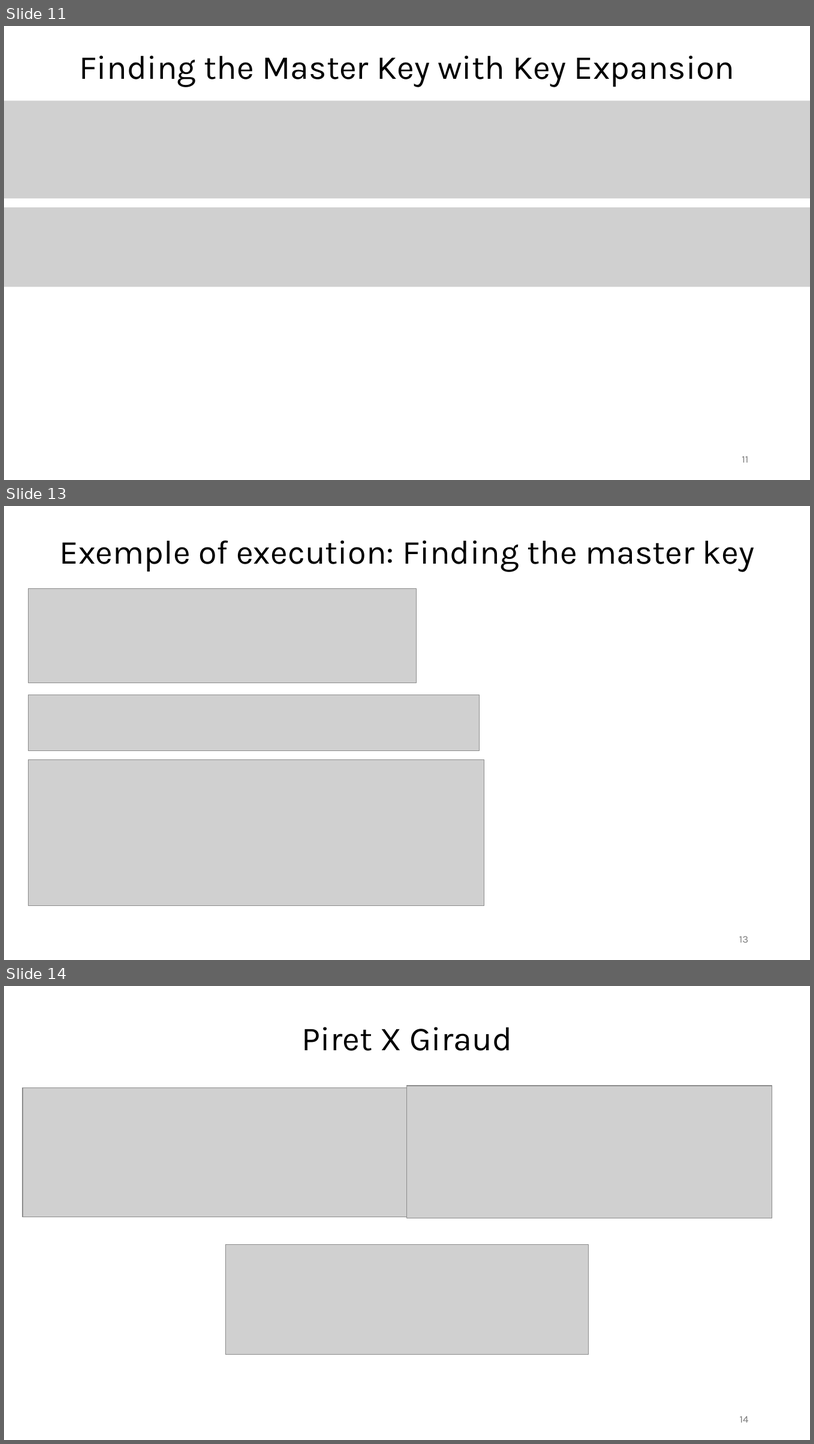
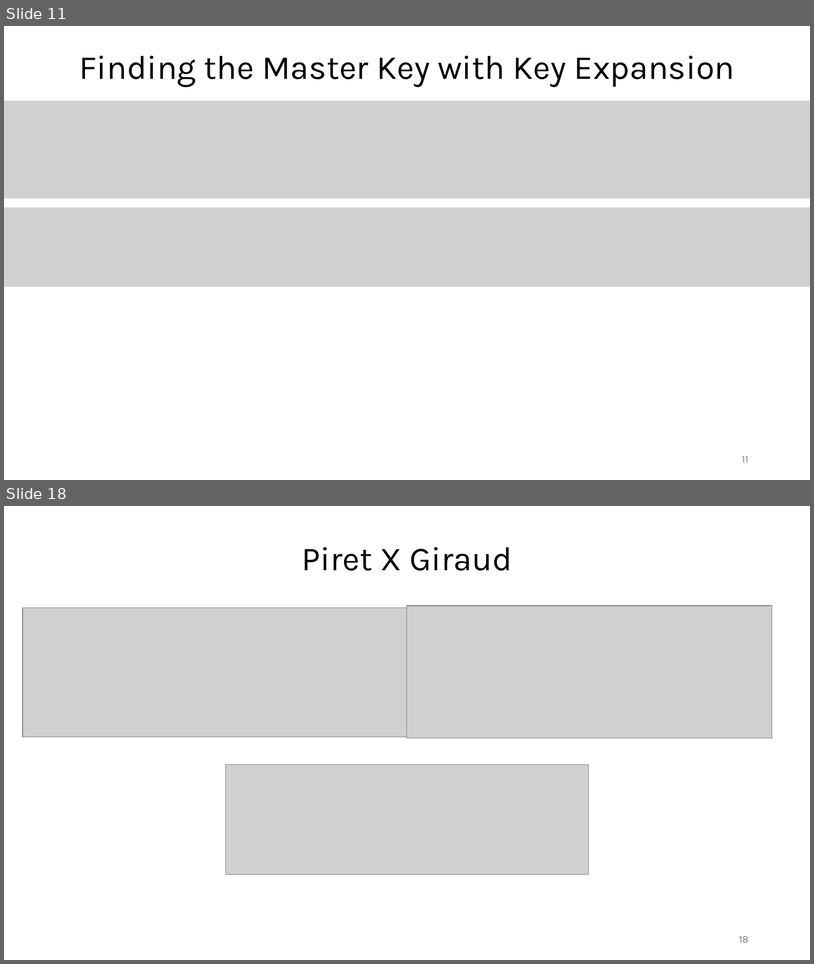
Before and after one commit to Specht1000/PFE-SM4-Fault-Injection, a slide deck: docs/Apresentation_PFE.pptx. Shown one above the other, each under a label of ours: slides 11, 13 and 14 before the commit, slides 11 and 18 after it; the slides between them are not shown. The pictures are 814x1444 and 814x964 pixels, drawn with LibreOffice and Linux fonts; fonts in the diff are those of the drawing; grey boxes stand for pictures. Boxes give left, top, right and bottom in pixels: in the first picture for what was removed or moved away, otherwise in the second. Text is boxed around its words. In the diff, an @@ line names an element or a change of style, - is before the commit and + after.

```diff
--- a/docs/Apresentation_PFE.pptx
+++ b/docs/Apresentation_PFE.pptx
@@ slide 13 removed at <box>4,506,810,960</box>, background #FFFFFF @@
@@ text removed at <box>60,540,755,572</box> @@
-Exemple of execution: Finding the master key
@@ picture removed at <box>28,589,417,682</box> @@
@@ picture removed at <box>28,695,479,750</box> @@
@@ picture removed at <box>28,759,485,906</box> @@
@@ page number removed at <box>740,936,749,942</box> @@
-13
@@ what was slide 14 is now slide 18 @@
@@ page number at <box>740,936,749,942</box>: text changed @@
-14
+18
```
Also in this commit, not shown: 6 slides added, 1 other slide removed.
